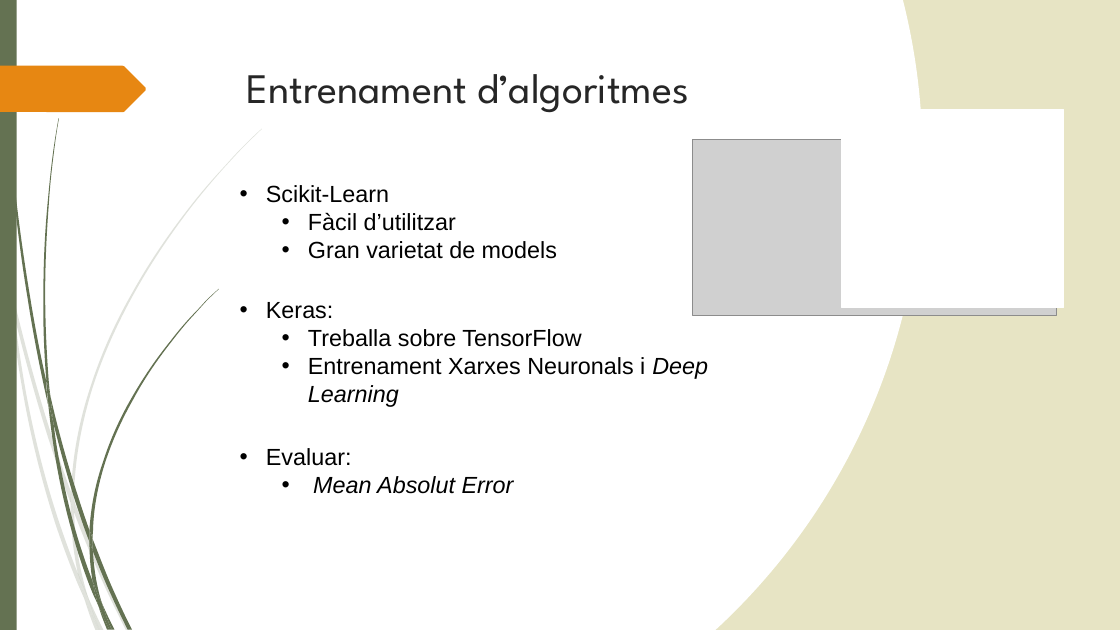
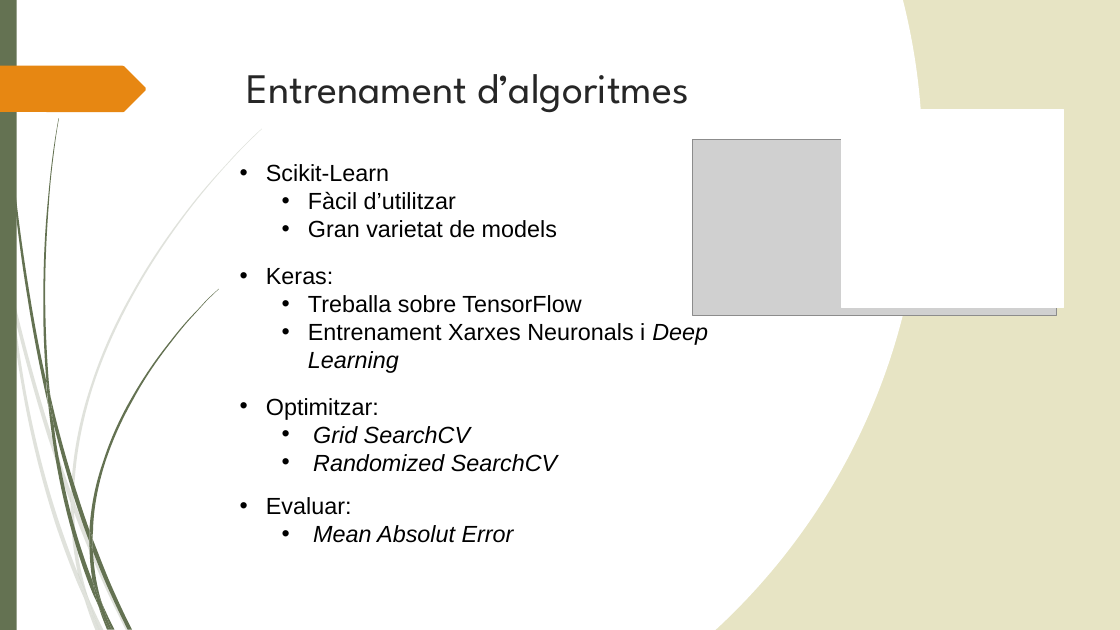
Before and after one commit to miky96/TFG, a slide deck: slide 8 of presentació/presentacioTFG.pptx. Drawn at 1120x630 pixels with LibreOffice and Linux fonts; fonts in the diff are those of the drawing; grey boxes stand for pictures. Boxes give left, top, right and bottom in pixels: in the first picture for what was removed or moved away, otherwise in the second. Text is boxed around its words. In the diff, an @@ line names an element or a change of style, - is before the commit and + after.

```diff
--- a/presentació/presentacioTFG.pptx
+++ b/presentació/presentacioTFG.pptx
@@ text "Scikit-Learn": place and size @@
-text "Scikit-Learn" at bbox=[266, 185, 557, 259]
+text "Scikit-Learn" at bbox=[266, 164, 557, 238]
@@ text "Keras:": place and size @@
-text "Keras:" at bbox=[266, 302, 708, 407]
+text "Keras:" at bbox=[266, 268, 708, 373]
@@ text added at bbox=[266, 398, 557, 472], 20 pt, text #000000, italic @@
+• Optimitzar:
+  • Grid SearchCV
+  • Randomized SearchCV
@@ text "Evaluar:": place and size @@
-text "Evaluar:" at bbox=[266, 448, 514, 494]
+text "Evaluar:" at bbox=[266, 497, 514, 543]
```
Also in this commit, not shown: 4 other slides changed, 1 other file.
